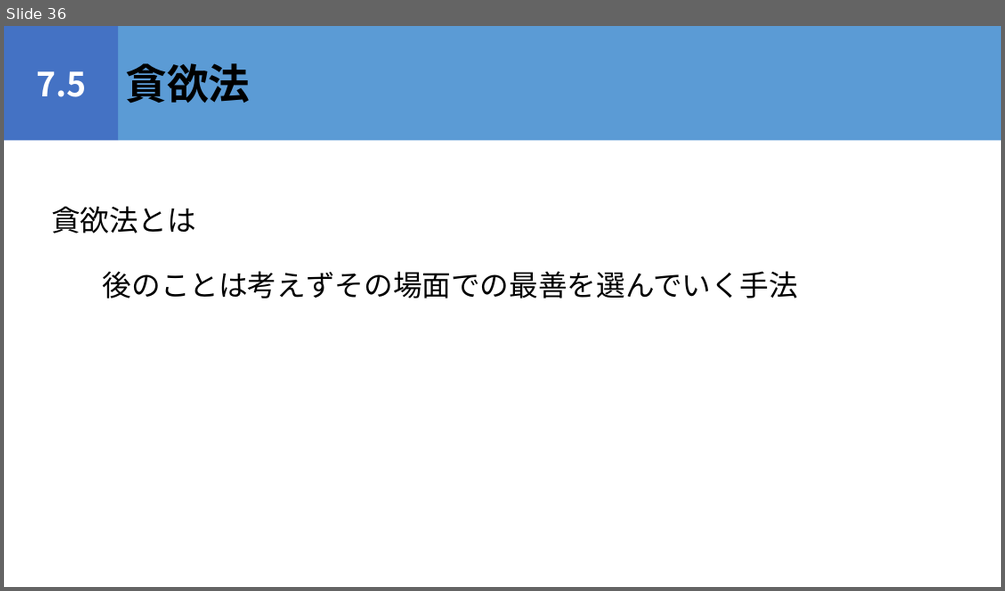
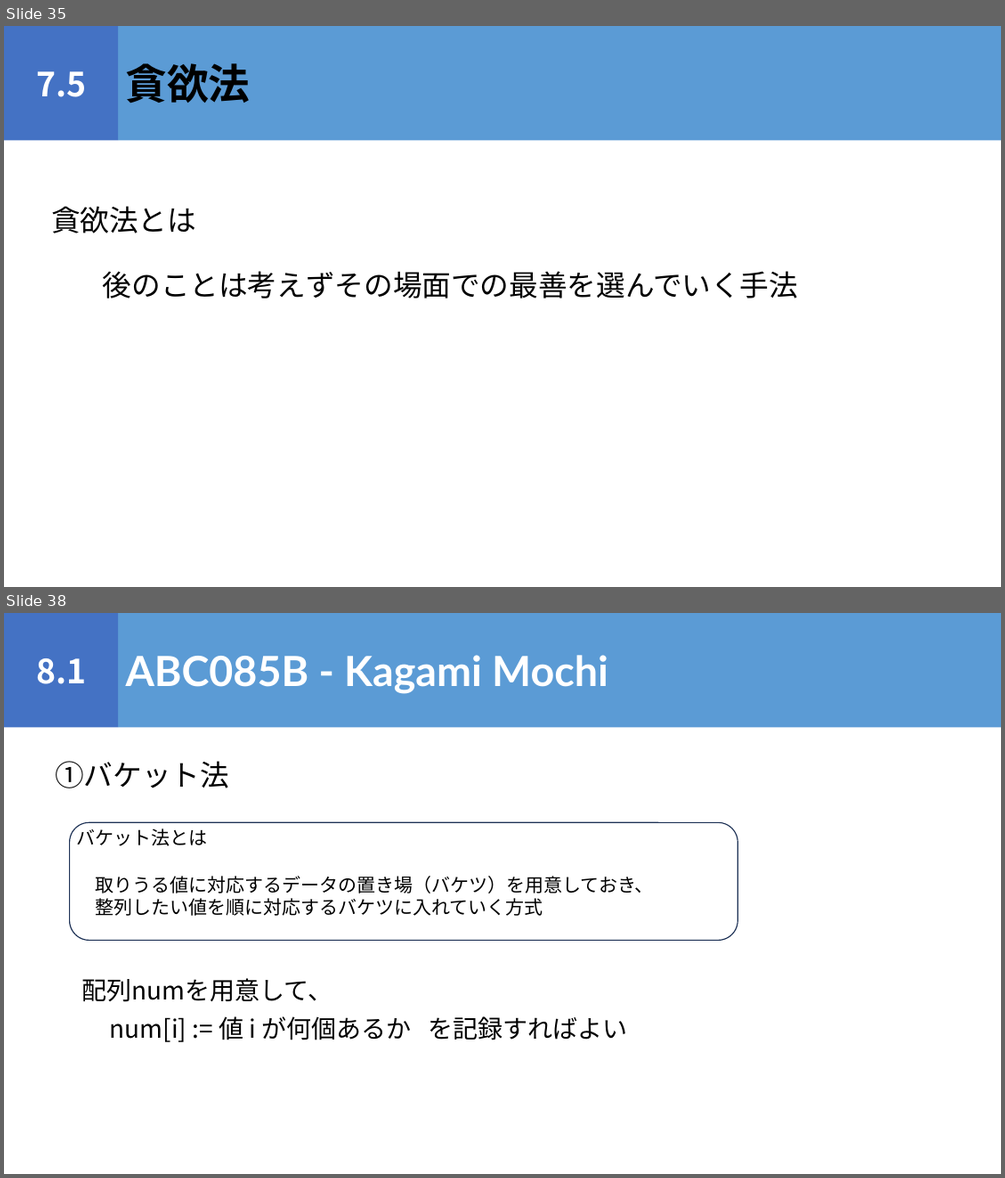
Before and after one commit to igeeeeee/triC_AtCoder_Beginners_Selection, a slide deck: ABS_勉強会.pptx. Shown one above the other, each under a label of ours: slide 36 before the commit, slides 35 and 38 after it; the slides between them are not shown. The pictures are 1005x591 and 1005x1178 pixels, drawn with LibreOffice and Linux fonts; fonts in the diff are those of the drawing. Boxes give left, top, right and bottom in pixels: in the first picture for what was removed or moved away, otherwise in the second. Text is boxed around its words. In the diff, an @@ line names an element or a change of style, - is before the commit and + after.

```diff
--- a/ABS_勉強会.pptx
+++ b/ABS_勉強会.pptx
@@ slide 38 added at <box>4,613,1001,1174</box>, background #FFFFFF @@
@@ rectangle added at <box>4,613,119,728</box>, fill #4472C4, 32 pt, text #FFFFFF, bold @@
+8.1
@@ rectangle added at <box>119,613,1001,728</box>, fill #5B9BD5, 40 pt, text #FFFFFF, bold @@
+ABC085B - Kagami Mochi
@@ text added at <box>55,761,229,788</box>, 28 pt, text #000000 @@
+①バケット法
@@ rounded rectangle added at <box>70,822,738,940</box>, outline #1E3256 1 pt @@
@@ text added at <box>77,826,208,846</box>, 18 pt, text #000000 @@
+バケット法とは
@@ text added at <box>95,876,653,916</box>, 18 pt, text #000000 @@
+取りうる値に対応するデータの置き場（バケツ）を用意しておき、整列したい値を順に対応するバケツに入れていく方式
@@ text added at <box>81,978,332,1002</box>, 24 pt, text #000000 @@
+配列numを用意して、
@@ text added at <box>110,1016,627,1042</box>, 24 pt, text #000000 @@
+num[i] := 値 i が何個あるか を記録すればよい
@@ what was slide 36 is now slide 35 @@
```
Also in this commit, not shown: 1 slide changed, 8 other slides added, 5 other files.
